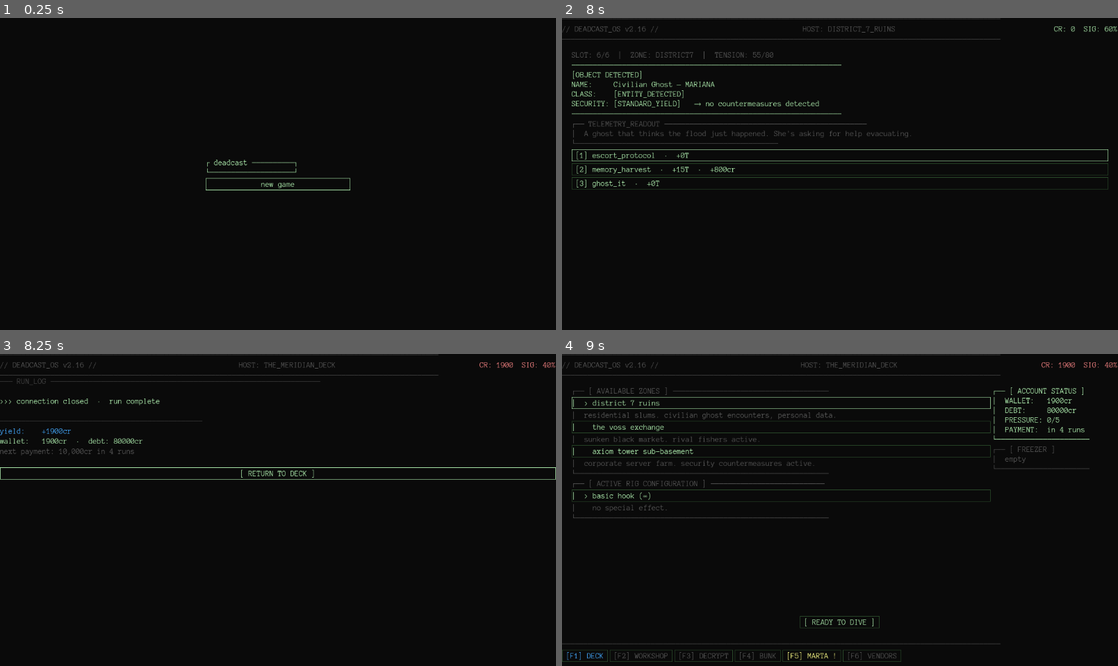
Above: before the commit, frames 1-4 (two rows, left to right).
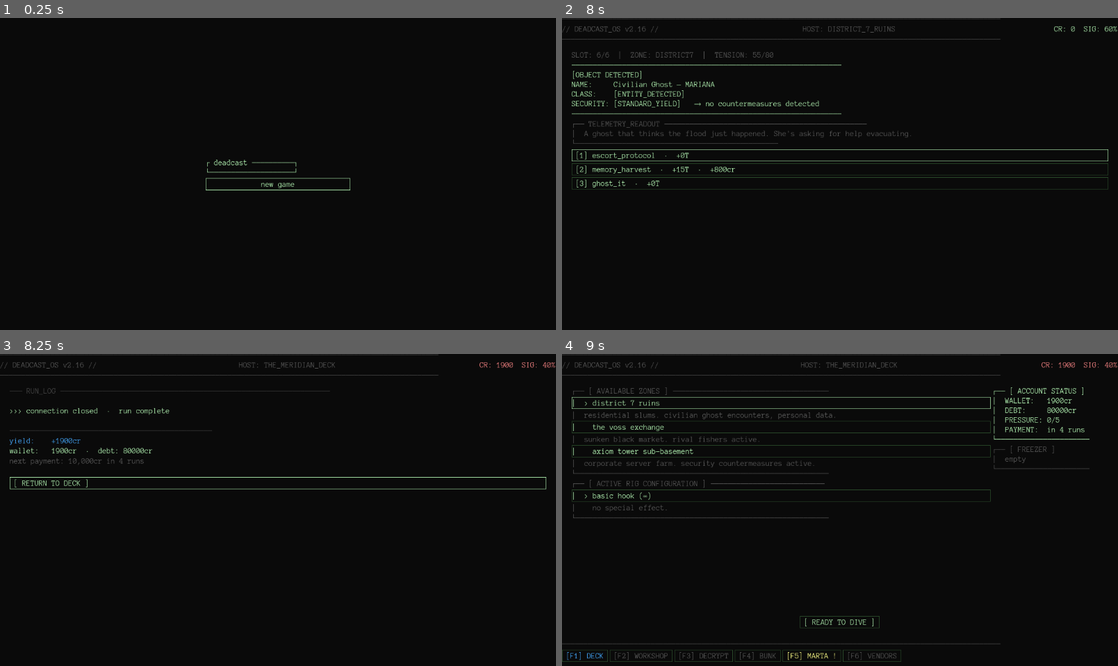
Above: after the commit, the same moments.

Repository: Teeohbee/deadcast
Game: Godot game, scene res://scenes/title_screen/TitleScreen.tscn
Same seed, same stepped clock (60 frames per second), same inputs: the game is played once before the commit and once after it.
Inputs (mouse positions are in pixels of both pictures, inside the frame that each line leads up to):
- Up to frame 1 (0.25 s): no input
- Up to frame 2 (8 s): click "new game" at 0.5 s; click "[ READY TO DIVE ]" at 1.25 s; click "[1] reel_in · +15T · +800cr" at 2 s; click "[1] strip_for_parts · +8T · +…" at 2.75 s; tap Enter at 3.5 s; move the mouse to (962, 158) at 3.52 s; hold E (tab_next) 3.53-4.25 s; click (962, 158) at 3.67 s; tap Space at 4.25 s; drag from (728, 189) to (812, 236) at 4.27 s; click "[CONTINUE →]" at 5 s; click "[2] skim_&_release · +5T · +3…" at 5.75 s; click "[1] escort_protocol · +0T" at 6.5 s; click "[2] memory_harvest · +15T · +…" at 7.25 s
- Up to frame 3 (8.25 s): click "[1] escort_protocol · +0T" at 8 s
- Up to frame 4 (9 s): click "[ RETURN TO DECK ]" at 8.75 s

Frames 1-2 are identical in both runs. In frame 3, 2.8% of the frame differs, in the area x 0-100%, y 7-44%; in frame 4, nothing differs.

Commit message:
fix: match debrief padding and button alignment to dive screen

Diff:
--- a/scenes/ui/PostRun.gd
+++ b/scenes/ui/PostRun.gd
@@ -54,6 +54,7 @@
 	var btn := Button.new()
 	btn.text = "[ RETURN TO DECK ]"
 	btn.focus_mode = Control.FOCUS_ALL
+	btn.alignment = HORIZONTAL_ALIGNMENT_LEFT
 	UIStyle.apply_button(btn)
 	btn.pressed.connect(func(): UIController.navigate_to("deck"))
 	container.add_child(btn)
--- a/scenes/ui/PostRun.tscn
+++ b/scenes/ui/PostRun.tscn
@@ -14,6 +14,10 @@
 anchors_preset = 15
 anchor_right = 1.0
 anchor_bottom = 1.0
+offset_left = 20.0
+offset_top = 20.0
+offset_right = -20.0
+offset_bottom = -20.0
 
 [node name="ResultLabel" type="Label" parent="VBoxContainer"]
 text = "RUN COMPLETE"
